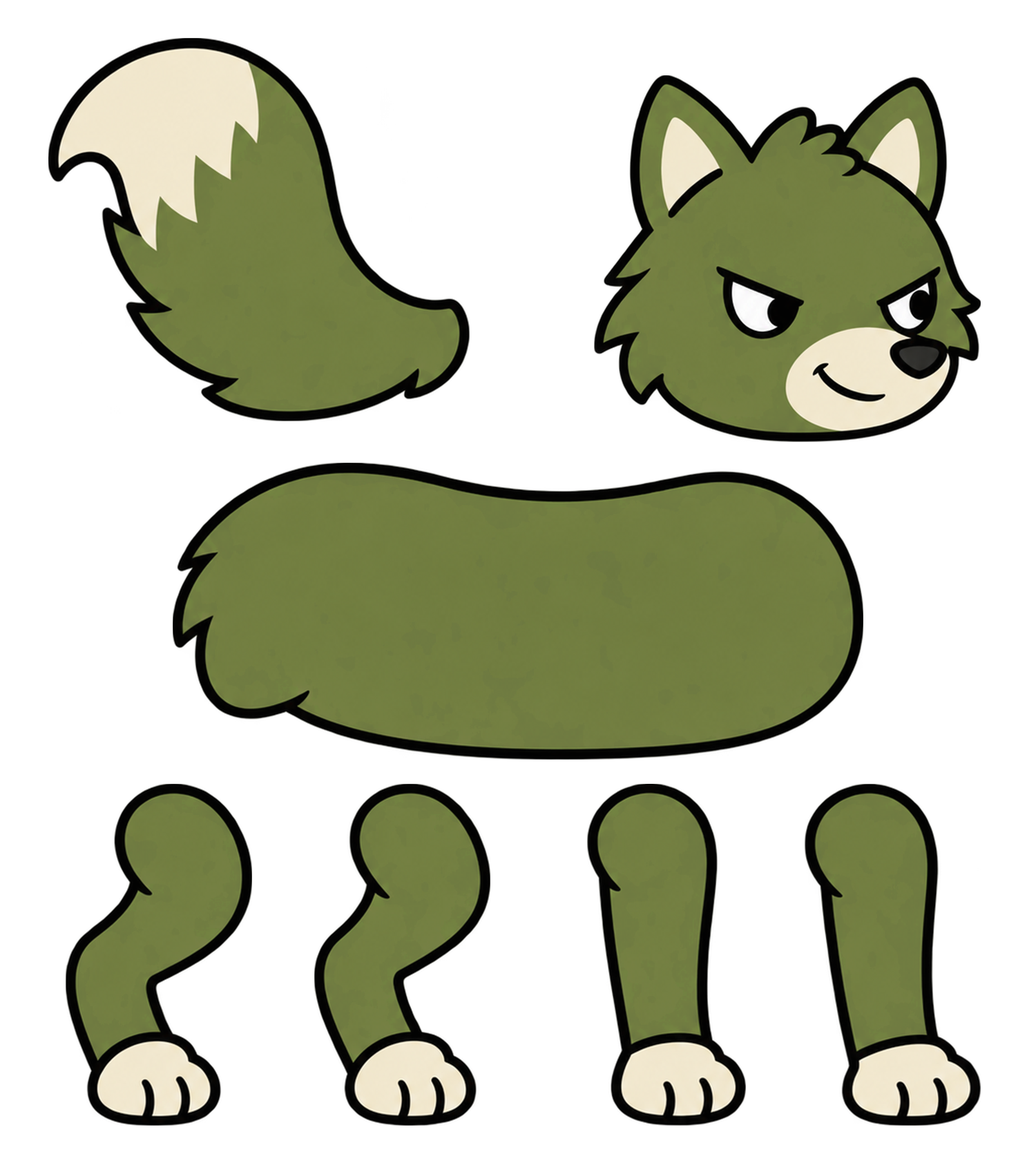
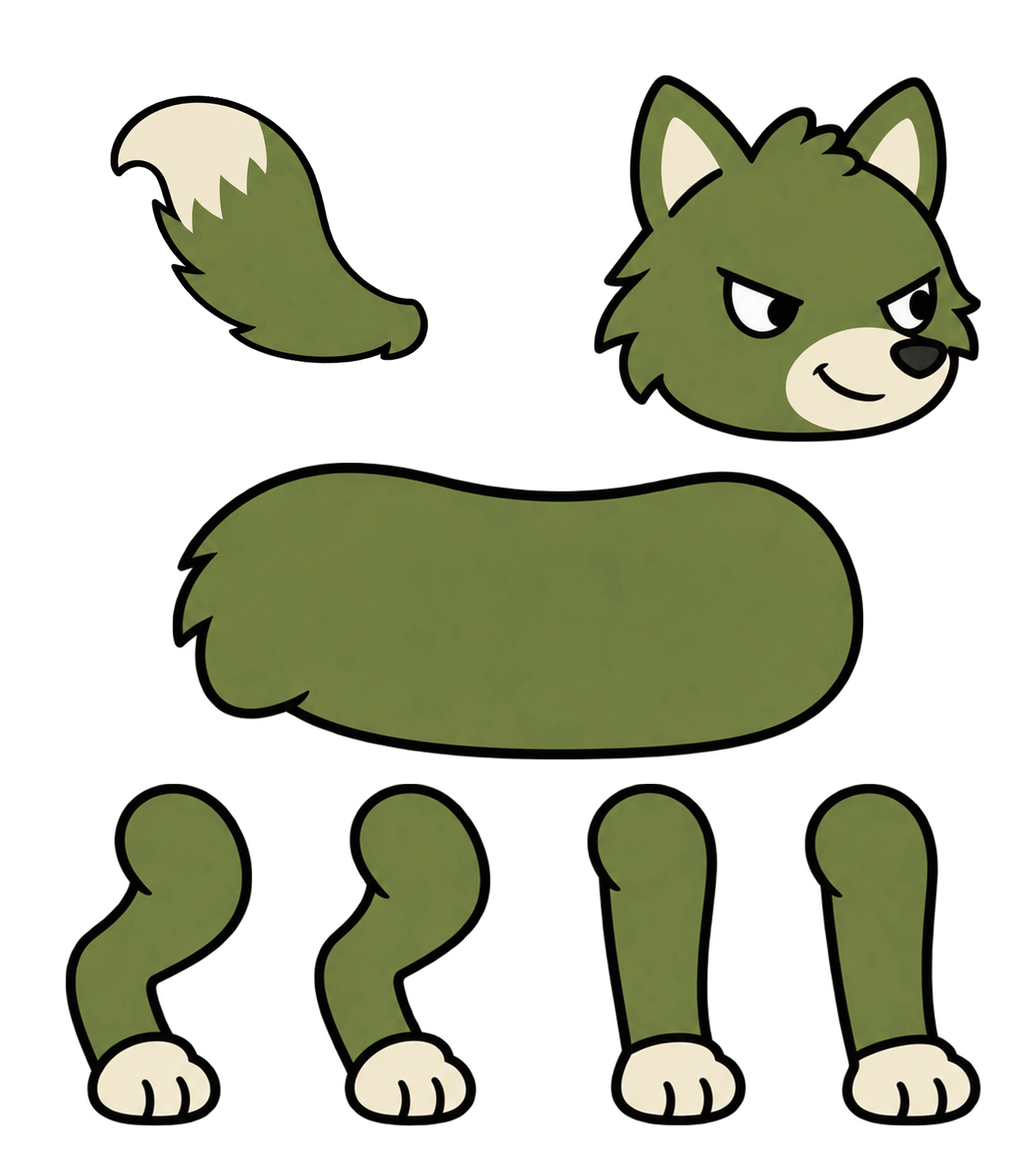
Two versions of the same layered image (1036×1174). Layer-by-layer changes:
painted on "꼬리" over [48, 37, 470, 422]
